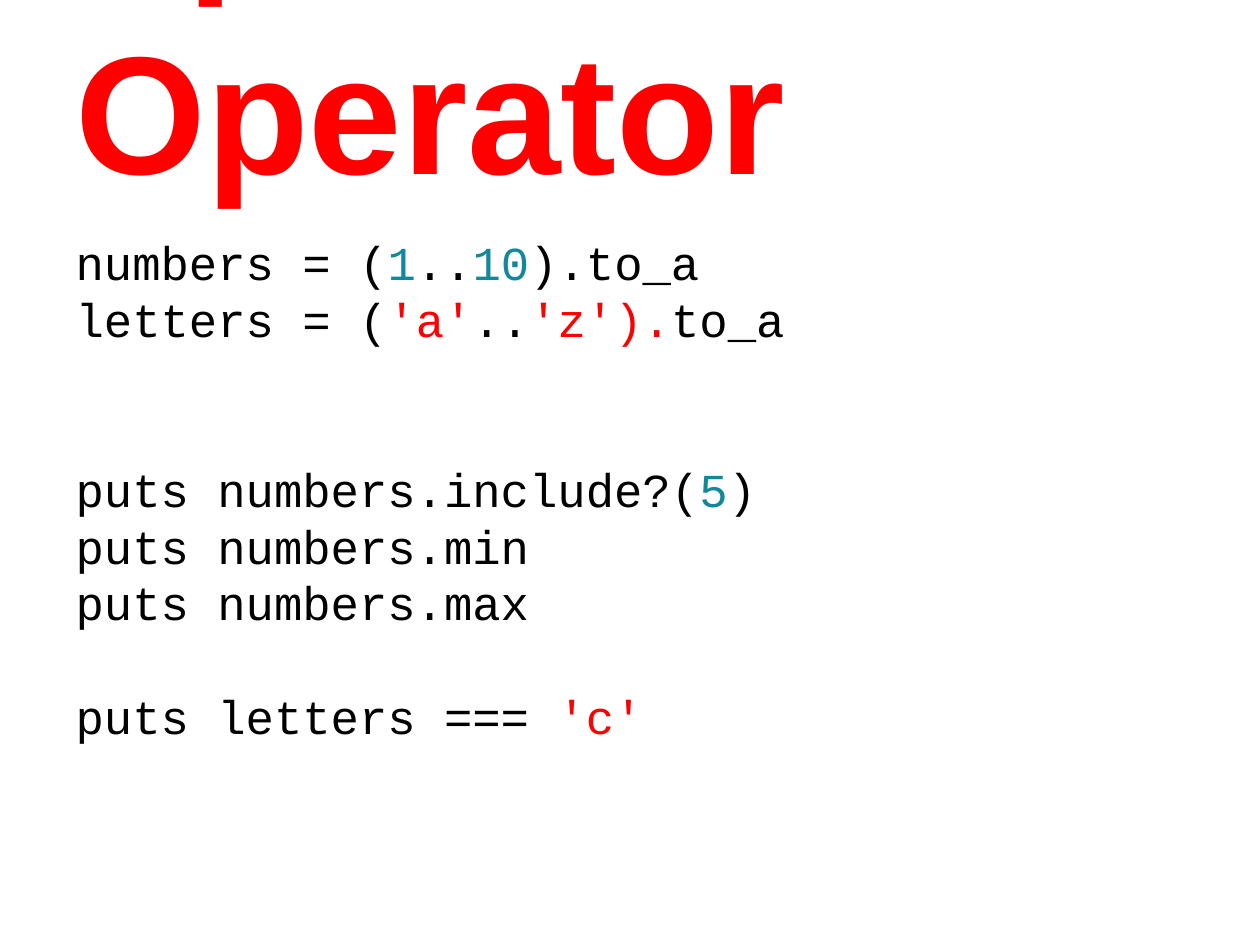
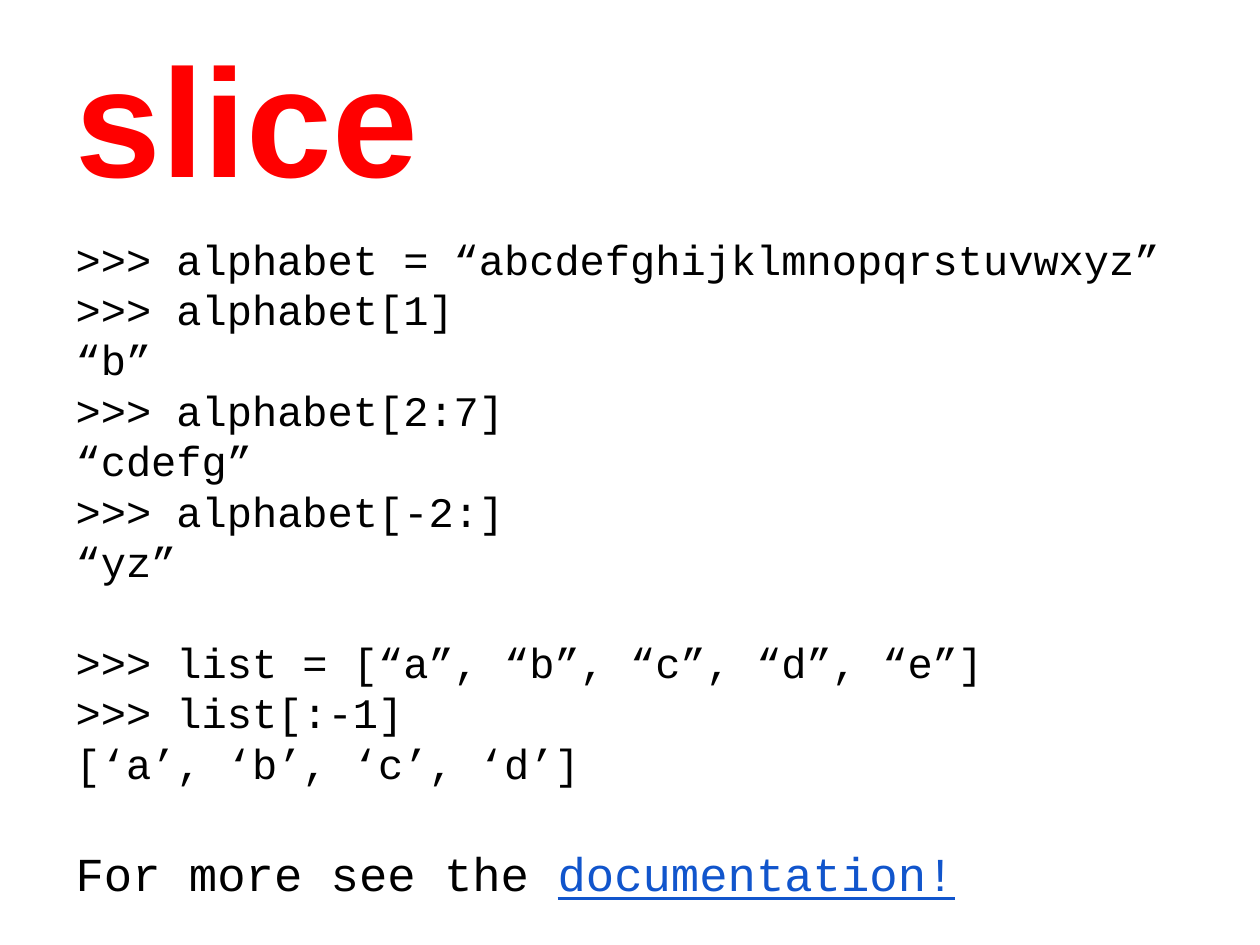
Before and after one commit to humanitiesprogramming/slides, a slide deck: slide 25 of 2017/python/B Done - ish/Python - Programming Concepts II.pptx. Drawn at 1260x945 pixels with LibreOffice and Linux fonts; fonts in the diff are those of the drawing. Boxes give left, top, right and bottom in pixels: in the first picture for what was removed or moved away, otherwise in the second. Text is boxed around its words. In the diff, an @@ line names an element or a change of style, - is before the commit and + after.

Commit message:
updating section on slices in programming concepts ii - should be done now

```diff
--- a/2017/python/B Done - ish/Python - Programming Concepts II.pptx
+++ b/2017/python/B Done - ish/Python - Programming Concepts II.pptx
@@ title at [76,65,418,179]: text changed; size 96 to 88 pt @@
-Splat Operator
+slice
@@ text at [76,244,1160,900]: text changed; size 27 to 24 pt @@
-numbers = (1..10).to_a
-letters = ('a'..'z').to_a
-puts numbers.include?(5)
-puts numbers.min
-puts numbers.max
-puts letters === 'c'
+>>> alphabet = “abcdefghijklmnopqrstuvwxyz”
+>>> alphabet[1]
+“b”
+>>> alphabet[2:7]
+“cdefg”
+>>> alphabet[-2:]
+“yz”
+>>> list = [“a”, “b”, “c”, “d”, “e”]
+>>> list[:-1]
+[‘a’, ‘b’, ‘c’, ‘d’]
+For more see the documentation!
```
